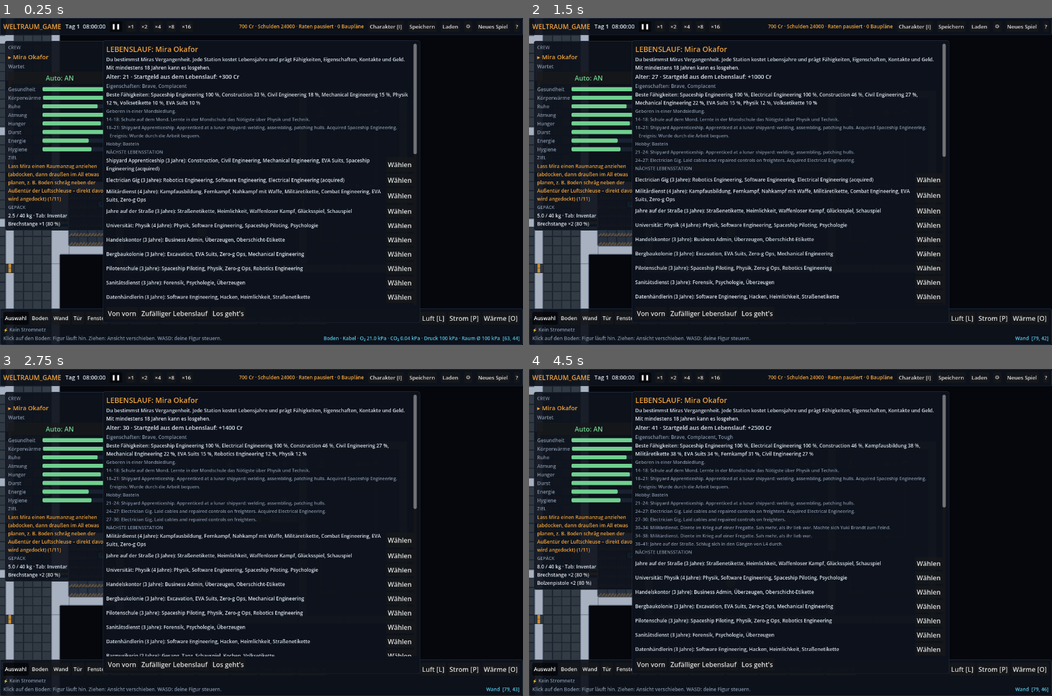
Above: before the commit, frames 1-4 (two rows, left to right).
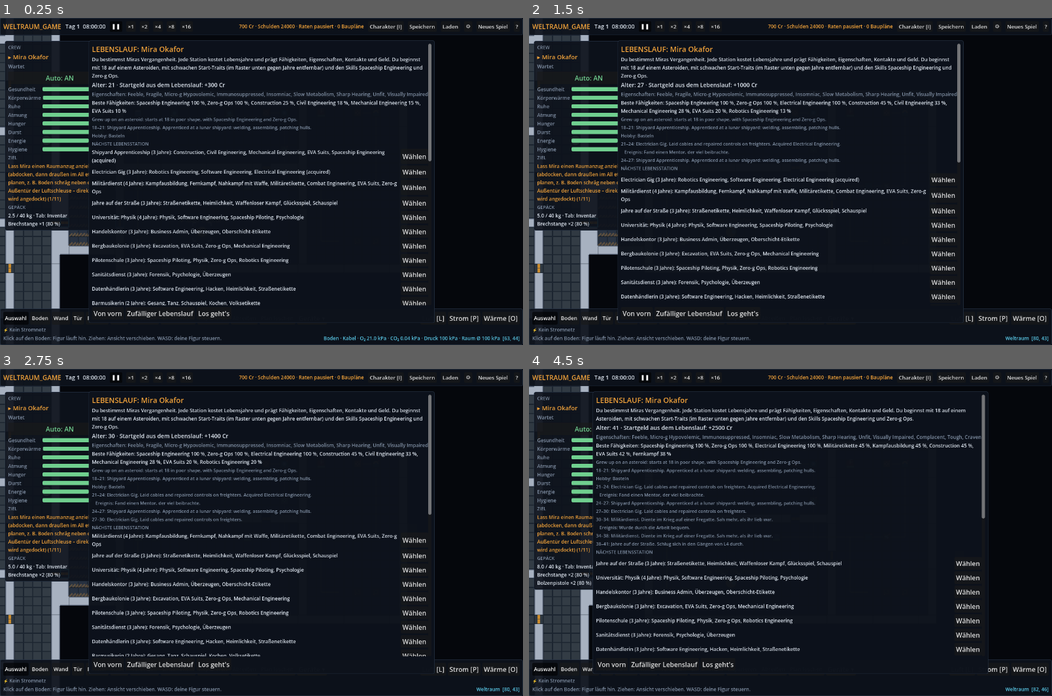
Above: after the commit, the same moments.

Repository: reisicate-lang/Weltraum_Game
Game: Godot game, scene res://scenes/main/main.tscn
Same seed, same stepped clock (60 frames per second), same inputs: the game is played once before the commit and once after it.
Inputs:
- Up to frame 1 (0.25 s): no input
- Up to frame 2 (1.5 s): click "Wählen" at 0.5 s; click "Wählen" at 1.25 s
- Up to frame 3 (2.75 s): click "Wählen" at 2 s
- Up to frame 4 (4.5 s): click "Wählen" at 2.75 s; click "Wählen" at 3.5 s; click "Wählen" at 4.25 s

The runs differ from the first frame. In frame 1, 12% of the frame differs, in the area x 16-84%, y 6-94%; in frame 2, 10%; in frame 3, 10%; in frame 4, 11%.
Error in both runs: Invalid access to property or key 'stock' on a base object of type 'Nil'. (res://scripts/ships/device.gd:57)

Commit message:
Startwerte nach Ostranauts 1.1: Start mit 18, neun Start-Traits, zwei Start-Skills
Die Spielerfigur beginnt mit 18 auf einem Asteroiden (Asteroiden-Profil
in CharacterSystem.begin): Feeble, Fragile, Micro-g Hypovolemic,
Immunosuppressed, Insomniac, Slow Metabolism, Sharp Hearing, Unfit,
Visually Impaired sowie Spaceship Engineering und Zero-g Ops (erworben).
Statt des zufälligen Geburts-Traits; zufällige Figuren (Bewerber)
behalten den alten Ablauf. Lebensstationen ab 18, die Schule entfällt
(Startalter 18 in careers.json). Neues Spiel: Mira 18 + Werftlehre = 21.
Neuer Test test_start; test_skills, test_spaceship, test_zerog und
test_flight angepasst.

Co-Authored-By: Claude Opus 5.5 <noreply@anthropic.com>
Claude-Session: https://claude.ai/code/session_016MeZ42ePaX5FebxXK7ek77

Diff:
--- a/data/careers.json
+++ b/data/careers.json
@@ -1,26 +1,10 @@
 {
  "careers": [
   {
-   "id": "school",
-   "name": "Schule auf dem Mond",
-   "years": 4,
-   "min_age": 14,
-   "max_age": 18,
-   "requires": [],
-   "skills": {
-    "physics": 12,
-    "construction": 8,
-    "folk": 10
-   },
-   "credits": 0,
-   "hobby_choice": true,
-   "text": "Lernte in der Mondschule das Nötigste über Physik und Technik."
-  },
-  {
    "id": "shipyard",
    "name": "Shipyard Apprenticeship",
    "years": 3,
-   "min_age": 16,
+   "min_age": 18,
    "requires": [],
    "skills": {
     "construction": 25,
@@ -41,7 +25,7 @@
    "id": "electrician",
    "name": "Electrician Gig",
    "years": 3,
-   "min_age": 17,
+   "min_age": 18,
    "requires": [],
    "skills": {
     "robotics": 10,
@@ -82,7 +66,7 @@
    "id": "street",
    "name": "Jahre auf der Straße",
    "years": 3,
-   "min_age": 14,
+   "min_age": 18,
    "requires": [],
    "skills": {
     "street": 30,
@@ -103,9 +87,7 @@
    "name": "Universität: Physik",
    "years": 4,
    "min_age": 18,
-   "requires": [
-    "school"
-   ],
+   "requires": [],
    "skills": {
     "physics": 35,
     "software": 20,
@@ -137,7 +119,7 @@
    "id": "miner",
    "name": "Bergbaukolonie",
    "years": 3,
-   "min_age": 16,
+   "min_age": 18,
    "requires": [],
    "skills": {
     "excavation": 35,
@@ -156,9 +138,7 @@
    "name": "Pilotenschule",
    "years": 3,
    "min_age": 18,
-   "requires": [
-    "school"
-   ],
+   "requires": [],
    "skills": {
     "pilot": 35,
     "physics": 10,
@@ -189,7 +169,7 @@
    "id": "hacker",
    "name": "Datenhändlerin",
    "years": 3,
-   "min_age": 17,
+   "min_age": 18,
    "requires": [],
    "skills": {
     "software": 25,
@@ -205,7 +185,7 @@
    "id": "bar",
    "name": "Barmusikerin",
    "years": 2,
-   "min_age": 16,
+   "min_age": 18,
    "requires": [],
    "skills": {
     "song": 30,
@@ -224,7 +204,7 @@
    "id": "cook",
    "name": "Schiffsköchin",
    "years": 2,
-   "min_age": 16,
+   "min_age": 18,
    "requires": [],
    "skills": {
     "cooking": 35,
@@ -238,7 +218,7 @@
    "id": "salvager",
    "name": "Bergungscrew",
    "years": 3,
-   "min_age": 17,
+   "min_age": 18,
    "requires": [],
    "skills": {
     "excavation": 20,
@@ -311,6 +291,6 @@
    "item": "book"
   }
  ],
- "start_age": 14,
+ "start_age": 18,
  "max_age": 60
 }
--- a/scripts/character/character_system.gd
+++ b/scripts/character/character_system.gd
@@ -170,8 +170,16 @@
 			return c
 	return {}
 
-## Charakter auf den Anfang des Lebenslaufs setzen
-func begin(c: CrewMember) -> void:
+## Startprofil der Spielerfigur nach Ostranauts (Wiki 1.1): auf einem Asteroiden aufgewachsen,
+## mit 18 schon in schlechter Verfassung. Die negativen Traits lassen sich im Lebenslauf gegen Jahre
+## entfernen. „Youthful“ (ohne Wirkung) gibt es hier nicht.
+const START_TRAITS := ["feeble", "fragile", "micro_g_hypovolemic", "immunosuppressed", "insomniac",
+	"slow_metabolism", "sharp_hearing", "unfit", "visually_impaired"]
+const START_SKILLS := ["spaceship", "zerog"]
+
+## Charakter auf den Anfang des Lebenslaufs setzen. asteroid_start: Startprofil der Spielerfigur
+## (Start-Traits und Start-Skills); false für zufällige Figuren (ein zufälliger Geburts-Trait).
+func begin(c: CrewMember, asteroid_start: bool = true) -> void:
 	c.age = start_age
 	c.skills.clear()
 	c.traits.clear()
@@ -185,10 +193,20 @@
 	c.set_meta("draft_courses", [])
 	c.set_meta("draft_trait_add", [])
 	c.set_meta("draft_trait_remove", [])
-	# Eine angeborene Eigenschaft
-	var ids := TraitSystem.traits.keys()
-	TraitSystem.add(c, ids.pick_random())
-	c.history.append("Geboren in einer Mondsiedlung.")
+	if asteroid_start:
+		for t in START_TRAITS:
+			if TraitSystem.get_trait(t) != null and not t in c.traits:
+				c.traits.append(t)
+		for s in START_SKILLS:
+			if SkillSystem.skill(s) != null:
+				SkillSystem.set_progress(c, s, SkillSystem.ACQUIRED)
+				SkillSystem._entry(c, s).unlocked = true
+		c.history.append("Grew up on an asteroid: starts at %d in poor shape, with Spaceship Engineering and Zero-g Ops." % start_age)
+	else:
+		# Zufällige Figur: eine angeborene Eigenschaft
+		var ids := TraitSystem.traits.keys()
+		TraitSystem.add(c, ids.pick_random())
+		c.history.append("Geboren in einer Mondsiedlung.")
 
 func done_careers(c: CrewMember) -> Array:
 	return c.get_meta("careers", [])
@@ -284,8 +302,8 @@
 	return true
 
 ## Zufälliger Lebenslauf bis zu einem Zielalter (für NPCs und "Zufall")
-func randomize_life(c: CrewMember, target_age: int) -> void:
-	begin(c)
+func randomize_life(c: CrewMember, target_age: int, asteroid_start: bool = true) -> void:
+	begin(c, asteroid_start)
 	var guard := 0
 	while c.age < target_age and guard < 20:
 		guard += 1
@@ -305,7 +323,7 @@
 	var name := "%s %s" % [FIRST_NAMES.pick_random(), LAST_NAMES.pick_random()]
 	var c := CrewMember.new(CrewSystem.next_id, name, Color(COLORS.pick_random()), Vector2i.ZERO)
 	CrewSystem.next_id += 1
-	randomize_life(c, randi_range(20, 45))
+	randomize_life(c, randi_range(20, 45), false)
 	var total := 0.0
 	for s in c.skills:
 		total += SkillSystem.progress(c, s)
--- a/scripts/core/game_state.gd
+++ b/scripts/core/game_state.gd
@@ -36,7 +36,6 @@
 	# Standard-Lebenslauf für Mira (im Startbildschirm änderbar)
 	var mira := CrewSystem.player()
 	CharacterSystem.begin(mira)
-	CharacterSystem.apply_career(mira, "school")
 	CharacterSystem.apply_career(mira, "shipyard")
 	CharacterSystem.choose_hobby(mira, "tinkering")
 	EconomySystem.credits += CharacterSystem.start_credits(mira)
--- a/scripts/ui/character_ui.gd
+++ b/scripts/ui/character_ui.gd
@@ -281,7 +281,7 @@
 	_clear(creation_bottom)
 	_fit()
 	creation_box.add_child(ui._label("LEBENSLAUF: %s" % c.display_name, ui.COL_AMBER, 18))
-	creation_box.add_child(_wrap("Du bestimmst Miras Vergangenheit. Jede Station kostet Lebensjahre und prägt Fähigkeiten, Eigenschaften, Kontakte und Geld. Mit mindestens 18 Jahren kann es losgehen."))
+	creation_box.add_child(_wrap("Du bestimmst Miras Vergangenheit. Jede Station kostet Lebensjahre und prägt Fähigkeiten, Eigenschaften, Kontakte und Geld. Du beginnst mit 18 auf einem Asteroiden, mit schwachen Start-Traits (im Raster unten gegen Jahre entfernbar) und den Skills Spaceship Engineering und Zero-g Ops."))
 	var picked: PackedStringArray = []
 	for id in CharacterSystem.course_ids():
 		if CharacterSystem.course_drafted(c, id):
--- a/tests/test_flight.gd
+++ b/tests/test_flight.gd
@@ -56,6 +56,7 @@
 	root.get_node("Settings").meteors = false
 	root.get_node("EventBus").toast.connect(func(t, _k): toasts.append(String(t)))
 	gs.new_game()
+	root.get_node("CrewSystem").player().traits.clear()   # Flugphysik ohne Piloting aus Traits
 	root.get_node("TimeSystem").set_speed(0)
 	ui.char_ui.creation.visible = false
 	var mira = crew.player()
--- a/tests/test_skills.gd
+++ b/tests/test_skills.gd
@@ -185,16 +185,14 @@
 	# 8) Lebenslauf
 	var life := _fresh()
 	CH.begin(life)
+	_check("Start mit 18 (Asteroiden-Profil)", life.age == 18)
+	_check("Start-Traits und Start-Skills (%s)" % str(life.traits), life.traits.size() == 9 and "feeble" in life.traits and "visually_impaired" in life.traits and SK.acquired(life, "spaceship") and SK.acquired(life, "zerog"))
 	var avail_ids: Array = CH.available(life).map(func(k): return k.id)
-	_check("Mit 14 keine Universität (braucht Schule und Alter)", not "university" in avail_ids)
-	CH.apply_career(life, "school")
-	_check("Schule kostet 4 Jahre", life.age == 18)
-	avail_ids = CH.available(life).map(func(k): return k.id)
-	_check("Nach der Schule ist die Universität offen", "university" in avail_ids)
+	_check("Keine Schule mehr, Universität ab Start offen", not "school" in avail_ids and "university" in avail_ids)
 	CH.apply_career(life, "military")
 	_check("Militär bringt Fernkampf", SK.progress(life, "ranged") > 15.0)
 	_check("Militär gibt eine Bolzenpistole", life.inv.count("boltgun") == 1)
-	_check("Lebenslauf wird protokolliert", life.history.size() >= 3)
+	_check("Lebenslauf wird protokolliert", life.history.size() >= 2)
 	_check("Hobby wählbar", CH.choose_hobby(life, "chess") and "chess" in life.hobbies)
 
 	# 9) NPCs: eigene Fähigkeiten, lernen durch Arbeit
--- a/tests/test_spaceship.gd
+++ b/tests/test_spaceship.gd
@@ -103,7 +103,7 @@
 	# 1a) Manuell wählen und entfernen: ±3 Jahre
 	var cui = ui.char_ui
 	CHS.begin(mira)
-	CHS.apply_career(mira, "school")
+	SK.set_progress(mira, "spaceship", 0.0)   # Start-Skill: für die Kursprüfung zurücksetzen
 	cui.open_creation()
 	await process_frame
 	var base: int = mira.age
@@ -126,7 +126,8 @@
 	for pre in [false, true]:
 		var c := CrewMember.new(980, "Profile Test", Color.WHITE, Vector2i.ZERO)
 		CHS.begin(c)
-		CHS.apply_career(c, "school")
+		_check("1: Start-Skill vorhanden (Asteroiden-Profil)", SK.acquired(c, "spaceship"))
+		SK.set_progress(c, "spaceship", 0.0)
 		if pre:
 			SK.set_progress(c, "spaceship", 100.0)
 		var a0: int = c.age
@@ -139,7 +140,7 @@
 		_check("1: Profil (%s) ein zweites Mal: nichts doppelt" % label, line2 != "" and not "Acquired Spaceship Engineering" in line2 and c.skills.keys().count("spaceship") == 1)
 	var c2 := CrewMember.new(981, "Profile Course", Color.WHITE, Vector2i.ZERO)
 	CHS.begin(c2)
-	CHS.apply_career(c2, "school")
+	SK.set_progress(c2, "spaceship", 0.0)
 	CHS.set_course(c2, true, "spaceship")
 	var a2: int = c2.age
 	CHS.apply_career(c2, "shipyard")
--- /dev/null
+++ b/tests/test_start.gd
@@ -0,0 +1,70 @@
+## Tests: Startwerte nach Ostranauts 1.1 (Start mit 18, neun Start-Traits, zwei Start-Skills)
+##   godot --headless --path . --script res://tests/boot.gd -- test_start
+extends "res://tests/test_base.gd"
+
+const OLD_SAVE := "res://tests/fixtures/old_save_blueports.json"
+const START := ["feeble", "fragile", "micro_g_hypovolemic", "immunosuppressed", "insomniac", "slow_metabolism", "sharp_hearing", "unfit", "visually_impaired"]
+
+var ok_count := 0
+var fail_count := 0
+
+func _check(name: String, ok: bool) -> void:
+	if ok:
+		ok_count += 1
+		print("OK      " + name)
+	else:
+		fail_count += 1
+		print("FEHLER  " + name)
+
+func _initialize() -> void:
+	await process_frame
+	await process_frame
+	var gs = root.get_node("GameState")
+	var CHS = root.get_node("CharacterSystem")
+	var SK = root.get_node("SkillSystem")
+	var TS = root.get_node("TraitSystem")
+	var save = root.get_node("SaveSystem")
+	save.slot = 937
+	root.get_node("Settings").meteors = false
+	gs.new_game()
+
+	# Neue Figur: Start mit 18, Asteroiden-Profil
+	var c := CrewMember.new(990, "Fresh", Color.WHITE, Vector2i.ZERO)
+	CHS.begin(c)
+	_check("Startalter 18", c.age == 18 and CHS.start_age == 18)
+	_check("Neun Start-Traits wie im Wiki (%s)" % str(c.traits), c.traits.size() == 9 and START.all(func(t): return t in c.traits))
+	_check("Start-Skills Spaceship Engineering und Zero-g Ops erworben", SK.acquired(c, "spaceship") and SK.acquired(c, "zerog"))
+	_check("Sonst keine Skills", c.skills.keys().size() == 2)
+	_check("Wirkung der Start-Traits: Piloting −0,2, Essen ×%.3f, Schlaf ×0,75, Kampf ×0,8" % TS.factor(c, "hunger"),
+		is_equal_approx(SK.piloting(c), -0.2) and is_equal_approx(TS.factor(c, "hunger"), 1.15 * 0.75) and is_equal_approx(TS.factor(c, "sleep_gain"), 0.75) and is_equal_approx(TS.factor(c, "combat"), 0.8))
+	_check("Lebenslauf-Eintrag zum Start", c.history.size() == 1 and "asteroid" in c.history[0])
+	var ids: Array = CHS.available(c).map(func(k): return k.id)
+	_check("Lebensstationen ab 18 offen, keine Schule (%d Stationen)" % ids.size(), not "school" in ids and ids.size() == CHS.careers.size() and CHS.careers.all(func(k): return int(k.min_age) == 18 and not "school" in k.requires))
+	# Negative Start-Traits lassen sich gegen Jahre entfernen
+	CHS.toggle_trait(c, "feeble")
+	CHS.toggle_trait(c, "visually_impaired")
+	_check("Feeble (−2) und Visually Impaired (−1) entfernen kostet 3 Jahre", CHS.preview_age(c) == 21)
+	_check("Bestätigt: weg, Alter 21", CHS.confirm(c) and c.age == 21 and not "feeble" in c.traits and not "visually_impaired" in c.traits)
+
+	# Neues Spiel: Mira mit Startprofil plus Werftlehre
+	var mira = root.get_node("CrewSystem").player()
+	# Ein Zufallsereignis der Werftlehre kann einen Trait ergänzen oder ersetzen (z. B. Tough statt Fragile)
+	var kept: int = START.filter(func(t): return t in mira.traits).size()
+	_check("Neues Spiel: Mira 21 (18 + Werftlehre), Start-Traits %d von 9 (%s)" % [kept, str(mira.traits)], mira.age == 21 and kept >= 8 and SK.acquired(mira, "spaceship") and SK.acquired(mira, "zerog"))
+	_check("Werftlehre vergibt Spaceship Engineering nicht doppelt", not mira.history.any(func(h): return "Acquired Spaceship Engineering" in h))
+
+	# Zufällige Figuren (Bewerber): kein Asteroiden-Profil
+	var npc: CrewMember = CHS.generate_npc()
+	_check("Bewerber ohne Asteroiden-Profil (%s)" % str(npc.traits), not START.all(func(t): return t in npc.traits) and not SK.acquired(npc, "zerog") and not npc.history[0].contains("asteroid"))
+
+	# Alte Spielstände bleiben, wie sie waren
+	var f := FileAccess.open(save.path(), FileAccess.WRITE)
+	f.store_string(FileAccess.get_file_as_string(OLD_SAVE))
+	f.close()
+	gs.new_game()
+	_check("Alter Spielstand geladen", save.load_game(true))
+	var m2 = root.get_node("CrewSystem").player()
+	_check("Alter Stand: keine Start-Traits nachträglich (%s), Alter %d" % [str(m2.traits), m2.age], m2.traits == ["coordinated"] and m2.age == 21)
+
+	print("%d OK, %d Fehler" % [ok_count, fail_count])
+	quit()
--- a/tests/test_zerog.gd
+++ b/tests/test_zerog.gd
@@ -86,7 +86,8 @@
 	# 1) Charaktererstellung: ±1 Jahr
 	var cui = ui.char_ui
 	CHS.begin(mira)
-	CHS.apply_career(mira, "school")
+	_check("1: Zero-g Ops ist Start-Skill", SK.acquired(mira, "zerog"))
+	SK.set_progress(mira, "zerog", 0.0)   # für die Kursprüfung zurücksetzen
 	cui.open_creation()
 	await process_frame
 	var base: int = mira.age
